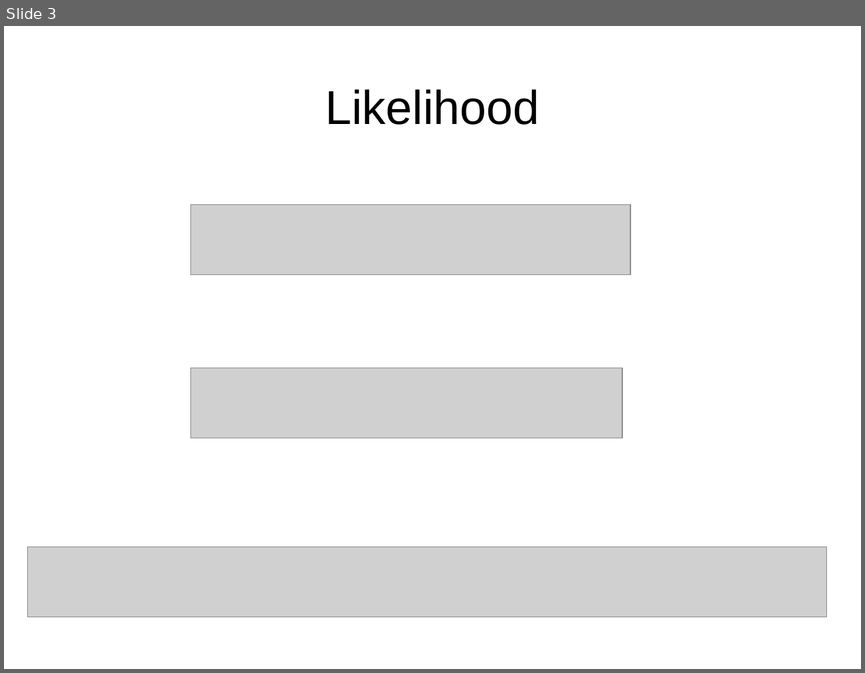
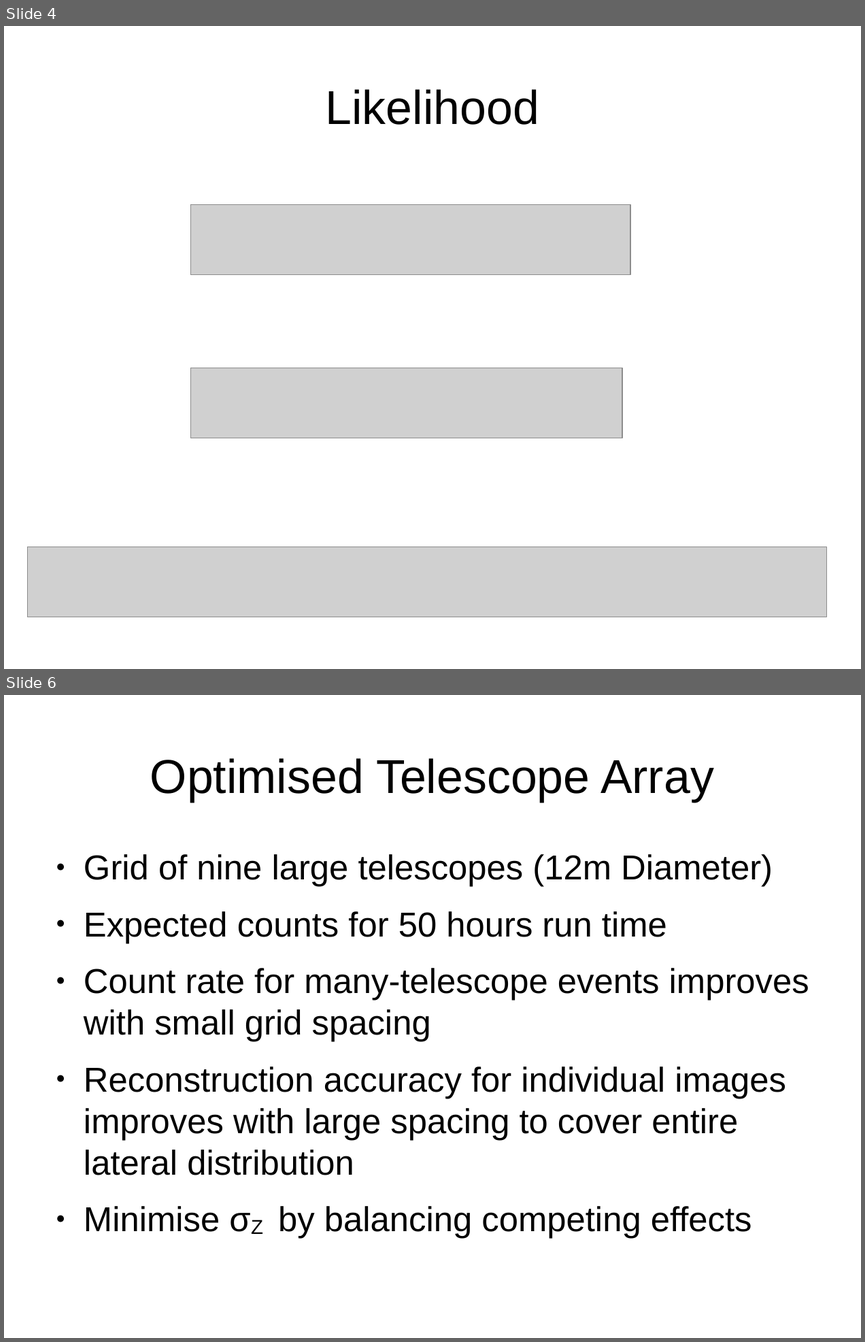
Before and after one commit to robertdstein/DESY, a slide deck: presentations/dpg presentation/slides.odp. Shown one above the other, each under a label of ours: slide 3 before the commit, slides 4 and 6 after it; the slides between them are not shown. The pictures are 865x673 and 865x1342 pixels, drawn with LibreOffice and Linux fonts; fonts in the diff are those of the drawing; grey boxes stand for pictures. Boxes give left, top, right and bottom in pixels: in the first picture for what was removed or moved away, otherwise in the second. Text is boxed around its words. In the diff, an @@ line names an element or a change of style, - is before the commit and + after.

```diff
--- a/presentations/dpg presentation/slides.odp
+++ b/presentations/dpg presentation/slides.odp
@@ slide 6 added at [4,695,861,1338], background #FFFFFF @@
@@ title added at [150,758,714,802], 44 pt, text #000000 @@
+Optimised Telescope Array
@@ text added at [84,854,809,1232], 32 pt, text #000000 @@
+● Grid of nine large telescopes (12m Diameter)
+● Expected counts for 50 hours run time
+● Count rate for many-telescope events improves with small grid spacing
+● Reconstruction accuracy for individual images improves with large spacing to cover entire lateral distribution
+● Minimise σZ by balancing competing effects
@@ what was slide 3 is now slide 4 @@
```
Also in this commit, not shown: 2 slides changed, 2 other slides added, 1 slide removed, 44 other files.
